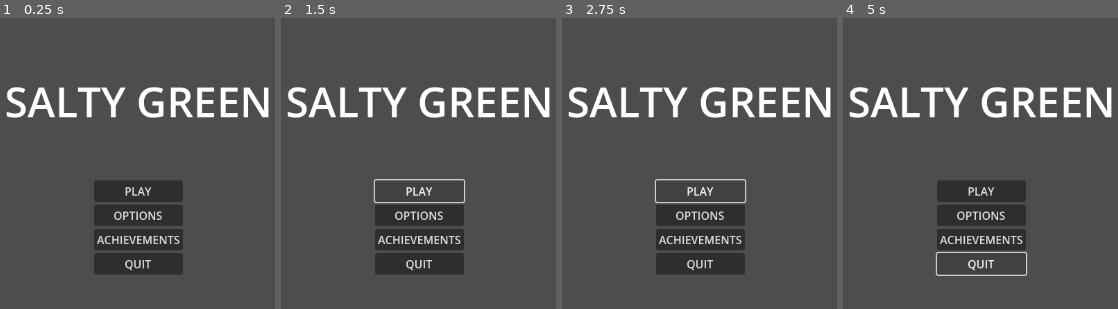
Above: before the commit, frames 1-4 (left to right).
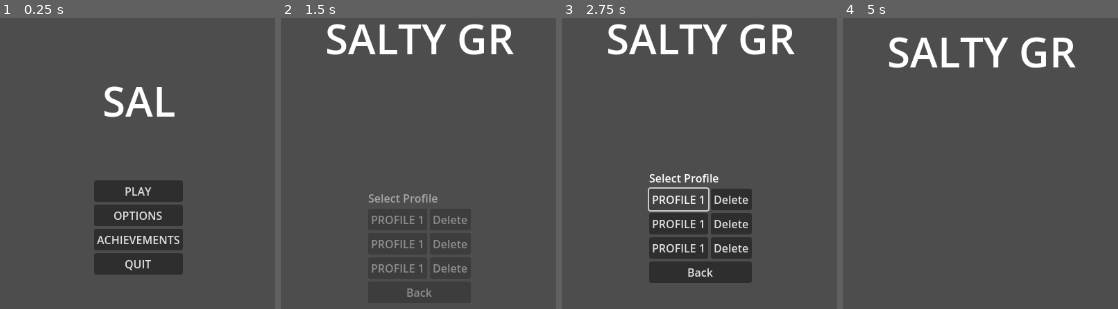
Above: after the commit, the same moments.

Repository: KoloidStudios/salty-green
Game: Godot game, scene res://src/ui/ui_menu.tscn
The game is run twice, just before and just after one commit, with the same random seed, the same clock (stepped at 60 frames per second) and the same inputs. This scene is started directly instead of the project's main scene.
Inputs (mouse positions are in pixels of both pictures, inside the frame that each line leads up to):
- Up to frame 1 (0.25 s): no input
- Up to frame 2 (1.5 s): click "PLAY" at 0.5 s; click (418, 189) at 1.25 s, where only the run before the commit has a clickable "PLAY"
- Up to frame 3 (2.75 s): click (677, 198) at 2 s, where only the run after the commit has a clickable "PROFILE 1"
- Up to frame 4 (5 s): click (958, 224) at 2.75 s, where only the run after the commit has a clickable "PROFILE 1"; click (958, 247) at 3.5 s, where only the run after the commit has a clickable "PROFILE 1"; click (980, 271) at 4.25 s, where only the run after the commit has a clickable "Back"

The runs differ from the first frame. In frame 1, 4.7% of the frame differs, in the area x 2-98%, y 23-35%; in frame 2, 12%; in frame 3, 14%; in frame 4, 14%, in the area x 2-98%, y 6-89%.

Commit message:
test transition

Diff:
--- a/src/ui/ui_menu.gd
+++ b/src/ui/ui_menu.gd
@@ -9,3 +9,13 @@
 
 func _on_play_pressed():
 	$anim.play("play_pressed")
+
+#QUIT PANEL
+func _on_quit_yes_pressed():
+	get_tree().quit()
+
+func _on_quit_no_pressed():
+	pass # Replace with function body.
+
+func _on_back_pressed():
+	$anim.play_backwards("play_pressed")
--- a/src/ui/ui_menu.tscn
+++ b/src/ui/ui_menu.tscn
@@ -4,12 +4,314 @@
 
 [sub_resource type="Animation" id="Animation_xls8m"]
 length = 0.001
+tracks/0/type = "value"
+tracks/0/imported = false
+tracks/0/enabled = true
+tracks/0/path = NodePath("main:position")
+tracks/0/interp = 1
+tracks/0/loop_wrap = true
+tracks/0/keys = {
+"times": PackedFloat32Array(0),
+"transitions": PackedFloat32Array(1),
+"update": 0,
+"values": [Vector2(512, 256)]
+}
+tracks/1/type = "value"
+tracks/1/imported = false
+tracks/1/enabled = true
+tracks/1/path = NodePath("main:rotation")
+tracks/1/interp = 1
+tracks/1/loop_wrap = true
+tracks/1/keys = {
+"times": PackedFloat32Array(0),
+"transitions": PackedFloat32Array(1),
+"update": 0,
+"values": [0.0]
+}
+tracks/2/type = "value"
+tracks/2/imported = false
+tracks/2/enabled = true
+tracks/2/path = NodePath("label:position")
+tracks/2/interp = 1
+tracks/2/loop_wrap = true
+tracks/2/keys = {
+"times": PackedFloat32Array(0),
+"transitions": PackedFloat32Array(1),
+"update": 0,
+"values": [Vector2(382.5, 98)]
+}
+tracks/3/type = "value"
+tracks/3/imported = false
+tracks/3/enabled = true
+tracks/3/path = NodePath("label:rotation")
+tracks/3/interp = 1
+tracks/3/loop_wrap = true
+tracks/3/keys = {
+"times": PackedFloat32Array(0),
+"transitions": PackedFloat32Array(1),
+"update": 0,
+"values": [0.0]
+}
+tracks/4/type = "value"
+tracks/4/imported = false
+tracks/4/enabled = true
+tracks/4/path = NodePath("main:modulate")
+tracks/4/interp = 1
+tracks/4/loop_wrap = true
+tracks/4/keys = {
+"times": PackedFloat32Array(0),
+"transitions": PackedFloat32Array(1),
+"update": 0,
+"values": [Color(1, 1, 1, 1)]
+}
+tracks/5/type = "value"
+tracks/5/imported = false
+tracks/5/enabled = true
+tracks/5/path = NodePath("main:visible")
+tracks/5/interp = 1
+tracks/5/loop_wrap = true
+tracks/5/keys = {
+"times": PackedFloat32Array(0),
+"transitions": PackedFloat32Array(1),
+"update": 1,
+"values": [true]
+}
+tracks/6/type = "value"
+tracks/6/imported = false
+tracks/6/enabled = true
+tracks/6/path = NodePath("label:visible_ratio")
+tracks/6/interp = 1
+tracks/6/loop_wrap = true
+tracks/6/keys = {
+"times": PackedFloat32Array(0),
+"transitions": PackedFloat32Array(1),
+"update": 0,
+"values": [1.0]
+}
+tracks/7/type = "value"
+tracks/7/imported = false
+tracks/7/enabled = true
+tracks/7/path = NodePath("profile:visible")
+tracks/7/interp = 1
+tracks/7/loop_wrap = true
+tracks/7/keys = {
+"times": PackedFloat32Array(0),
+"transitions": PackedFloat32Array(1),
+"update": 1,
+"values": [false]
+}
+tracks/8/type = "value"
+tracks/8/imported = false
+tracks/8/enabled = true
+tracks/8/path = NodePath("profile:modulate")
+tracks/8/interp = 1
+tracks/8/loop_wrap = true
+tracks/8/keys = {
+"times": PackedFloat32Array(0),
+"transitions": PackedFloat32Array(1),
+"update": 0,
+"values": [Color(1, 1, 1, 1)]
+}
+tracks/9/type = "value"
+tracks/9/imported = false
+tracks/9/enabled = true
+tracks/9/path = NodePath("profile:position")
+tracks/9/interp = 1
+tracks/9/loop_wrap = true
+tracks/9/keys = {
+"times": PackedFloat32Array(0),
+"transitions": PackedFloat32Array(1),
+"update": 0,
+"values": [Vector2(502, 241)]
+}
+tracks/10/type = "value"
+tracks/10/imported = false
+tracks/10/enabled = true
+tracks/10/path = NodePath("profile:rotation")
+tracks/10/interp = 1
+tracks/10/loop_wrap = true
+tracks/10/keys = {
+"times": PackedFloat32Array(0),
+"transitions": PackedFloat32Array(1),
+"update": 0,
+"values": [0.0]
+}
 
 [sub_resource type="Animation" id="Animation_x5j14"]
 resource_name = "play_pressed"
+length = 1.2
+tracks/0/type = "value"
+tracks/0/imported = false
+tracks/0/enabled = true
+tracks/0/path = NodePath("main:position")
+tracks/0/interp = 1
+tracks/0/loop_wrap = true
+tracks/0/keys = {
+"times": PackedFloat32Array(0, 0.6),
+"transitions": PackedFloat32Array(0.5, 0.5),
+"update": 0,
+"values": [Vector2(512, 256), Vector2(512, 166)]
+}
+tracks/1/type = "value"
+tracks/1/imported = false
+tracks/1/enabled = true
+tracks/1/path = NodePath("main:rotation")
+tracks/1/interp = 1
+tracks/1/loop_wrap = true
+tracks/1/keys = {
+"times": PackedFloat32Array(0, 0.6),
+"transitions": PackedFloat32Array(0.5, 0.5),
+"update": 0,
+"values": [0.0, 0.0]
+}
+tracks/2/type = "value"
+tracks/2/imported = false
+tracks/2/enabled = true
+tracks/2/path = NodePath("label:position")
+tracks/2/interp = 1
+tracks/2/loop_wrap = true
+tracks/2/keys = {
+"times": PackedFloat32Array(0.1, 0.9),
+"transitions": PackedFloat32Array(0.5, 0.5),
+"update": 0,
+"values": [Vector2(382.5, 98), Vector2(382.5, 8)]
+}
+tracks/3/type = "value"
+tracks/3/imported = false
+tracks/3/enabled = true
+tracks/3/path = NodePath("label:rotation")
+tracks/3/interp = 1
+tracks/3/loop_wrap = true
+tracks/3/keys = {
+"times": PackedFloat32Array(0, 0.6),
+"transitions": PackedFloat32Array(0.5, 0.5),
+"update": 0,
+"values": [0.0, 0.0]
+}
+tracks/4/type = "value"
+tracks/4/imported = false
+tracks/4/enabled = true
+tracks/4/path = NodePath("main:modulate")
+tracks/4/interp = 1
+tracks/4/loop_wrap = true
+tracks/4/keys = {
+"times": PackedFloat32Array(0, 0.4),
+"transitions": PackedFloat32Array(0.5, 0.5),
+"update": 0,
+"values": [Color(1, 1, 1, 1), Color(1, 1, 1, 0)]
+}
+tracks/5/type = "value"
+tracks/5/imported = false
+tracks/5/enabled = true
+tracks/5/path = NodePath("main:visible")
+tracks/5/interp = 1
+tracks/5/loop_wrap = true
+tracks/5/keys = {
+"times": PackedFloat32Array(0, 0.4),
+"transitions": PackedFloat32Array(1, 1),
+"update": 1,
+"values": [true, false]
+}
+tracks/6/type = "value"
+tracks/6/imported = false
+tracks/6/enabled = true
+tracks/6/path = NodePath("profile:visible")
+tracks/6/interp = 1
+tracks/6/loop_wrap = true
+tracks/6/keys = {
+"times": PackedFloat32Array(0, 0.8),
+"transitions": PackedFloat32Array(0.5, 0.5),
+"update": 1,
+"values": [false, true]
+}
+tracks/7/type = "value"
+tracks/7/imported = false
+tracks/7/enabled = true
+tracks/7/path = NodePath("profile:modulate")
+tracks/7/interp = 1
+tracks/7/loop_wrap = true
+tracks/7/keys = {
+"times": PackedFloat32Array(0.8, 1.2),
+"transitions": PackedFloat32Array(0.5, 0.5),
+"update": 0,
+"values": [Color(1, 1, 1, 0), Color(1, 1, 1, 1)]
+}
+tracks/8/type = "value"
+tracks/8/imported = false
+tracks/8/enabled = true
+tracks/8/path = NodePath("profile:position")
+tracks/8/interp = 1
+tracks/8/loop_wrap = true
+tracks/8/keys = {
+"times": PackedFloat32Array(0.6, 1.2),
+"transitions": PackedFloat32Array(0.5, 0.5),
+"update": 0,
+"values": [Vector2(502, 371), Vector2(502, 241)]
+}
+tracks/9/type = "value"
+tracks/9/imported = false
+tracks/9/enabled = true
+tracks/9/path = NodePath("profile:rotation")
+tracks/9/interp = 1
+tracks/9/loop_wrap = true
+tracks/9/keys = {
+"times": PackedFloat32Array(0.6, 0.6001, 1.2),
+"transitions": PackedFloat32Array(0.5, 0.5, 0.5),
+"update": 0,
+"values": [0.0, 0.0, 0.0]
+}
 
 [sub_resource type="Animation" id="Animation_0ivtk"]
 resource_name = "start"
+length = 0.7
+tracks/0/type = "value"
+tracks/0/imported = false
+tracks/0/enabled = true
+tracks/0/path = NodePath("main:modulate")
+tracks/0/interp = 1
+tracks/0/loop_wrap = true
+tracks/0/keys = {
+"times": PackedFloat32Array(0),
+"transitions": PackedFloat32Array(1),
+"update": 0,
+"values": [Color(1, 1, 1, 1)]
+}
+tracks/1/type = "value"
+tracks/1/imported = false
+tracks/1/enabled = true
+tracks/1/path = NodePath("label:position")
+tracks/1/interp = 1
+tracks/1/loop_wrap = true
+tracks/1/keys = {
+"times": PackedFloat32Array(0),
+"transitions": PackedFloat32Array(1),
+"update": 0,
+"values": [Vector2(382.5, 98)]
+}
+tracks/2/type = "value"
+tracks/2/imported = false
+tracks/2/enabled = true
+tracks/2/path = NodePath("label:rotation")
+tracks/2/interp = 1
+tracks/2/loop_wrap = true
+tracks/2/keys = {
+"times": PackedFloat32Array(0),
+"transitions": PackedFloat32Array(1),
+"update": 0,
+"values": [0.0]
+}
+tracks/3/type = "value"
+tracks/3/imported = false
+tracks/3/enabled = true
+tracks/3/path = NodePath("label:visible_ratio")
+tracks/3/interp = 1
+tracks/3/loop_wrap = true
+tracks/3/keys = {
+"times": PackedFloat32Array(0, 0.7),
+"transitions": PackedFloat32Array(1, 1),
+"update": 0,
+"values": [0.0, 1.0]
+}
 
 [sub_resource type="AnimationLibrary" id="AnimationLibrary_kq0dt"]
 _data = {
@@ -27,19 +329,26 @@
 grow_vertical = 2
 script = ExtResource("1_dfvad")
 
-[node name="Label" type="Label" parent="."]
+[node name="anim" type="AnimationPlayer" parent="."]
+autoplay = "start"
+libraries = {
+"": SubResource("AnimationLibrary_kq0dt")
+}
+
+[node name="label" type="Label" parent="."]
 layout_mode = 1
-anchors_preset = 8
+anchors_preset = -1
 anchor_left = 0.5
-anchor_top = 0.5
+anchor_top = 0.218
 anchor_right = 0.5
-anchor_bottom = 0.5
-offset_left = -112.5
-offset_top = -209.0
-offset_right = 112.5
-offset_bottom = -157.0
-grow_horizontal = 2
-grow_vertical = 2
+anchor_bottom = 0.218
+offset_left = -193.5
+offset_top = -43.264
+offset_right = 193.5
+offset_bottom = 42.736
+grow_horizontal = 2
+grow_vertical = 2
+pivot_offset = Vector2(193.5, 43)
 theme_override_font_sizes/font_size = 60
 text = "SALTY GREEN"
 horizontal_alignment = 1
@@ -58,6 +367,7 @@
 offset_bottom = 68.0
 grow_horizontal = 2
 grow_vertical = 2
+pivot_offset = Vector2(64, 70)
 
 [node name="play" type="Button" parent="main"]
 layout_mode = 2
@@ -84,31 +394,54 @@
 anchor_top = 0.5
 anchor_right = 0.5
 anchor_bottom = 0.5
-offset_left = -20.0
-offset_top = -20.0
-offset_right = 20.0
-offset_bottom = 20.0
-grow_horizontal = 2
-grow_vertical = 2
+offset_left = -74.0
+offset_top = -83.0
+offset_right = 74.0
+offset_bottom = 83.0009
+grow_horizontal = 2
+grow_vertical = 2
+pivot_offset = Vector2(74, 26)
+
+[node name="label" type="Label" parent="profile"]
+layout_mode = 2
+text = "Select Profile"
 
 [node name="container" type="HBoxContainer" parent="profile"]
 layout_mode = 2
 
-[node name="label" type="Label" parent="profile"]
-layout_mode = 2
-text = "Select Profile"
-
-[node name="profile_1" type="Button" parent="profile"]
+[node name="profile_1" type="Button" parent="profile/container"]
 layout_mode = 2
 text = "PROFILE 1"
 
-[node name="profile_2" type="Button" parent="profile"]
-layout_mode = 2
-text = "PROFILE 2"
-
-[node name="profile_3" type="Button" parent="profile"]
-layout_mode = 2
-text = "PROFILE 3"
+[node name="delete_1" type="Button" parent="profile/container"]
+layout_mode = 2
+text = "Delete"
+
+[node name="container2" type="HBoxContainer" parent="profile"]
+layout_mode = 2
+
+[node name="profile_2" type="Button" parent="profile/container2"]
+layout_mode = 2
+text = "PROFILE 1"
+
+[node name="delete_2" type="Button" parent="profile/container2"]
+layout_mode = 2
+text = "Delete"
+
+[node name="container3" type="HBoxContainer" parent="profile"]
+layout_mode = 2
+
+[node name="profile_3" type="Button" parent="profile/container3"]
+layout_mode = 2
+text = "PROFILE 1"
+
+[node name="delete_3" type="Button" parent="profile/container3"]
+layout_mode = 2
+text = "Delete"
+
+[node name="back" type="Button" parent="profile"]
+layout_mode = 2
+text = "Back"
 
 [node name="options" type="VBoxContainer" parent="."]
 visible = false
@@ -167,10 +500,7 @@
 layout_mode = 2
 text = "No"
 
-[node name="anim" type="AnimationPlayer" parent="."]
-autoplay = "start"
-libraries = {
-"": SubResource("AnimationLibrary_kq0dt")
-}
-
 [connection signal="pressed" from="main/play" to="." method="_on_play_pressed"]
+[connection signal="pressed" from="profile/back" to="." method="_on_back_pressed"]
+[connection signal="pressed" from="quit/yes" to="." method="_on_quit_yes_pressed"]
+[connection signal="pressed" from="quit/no" to="." method="_on_quit_no_pressed"]
